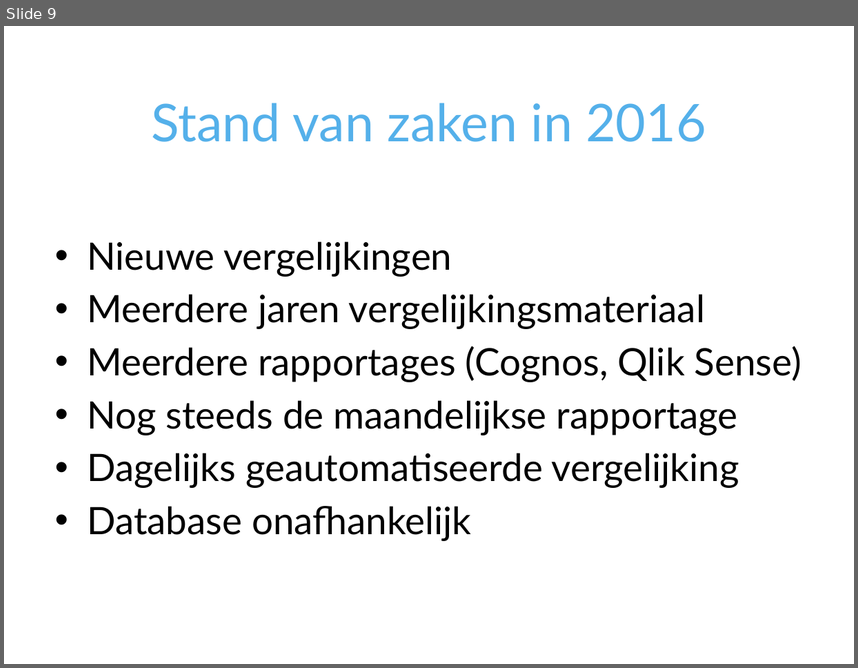
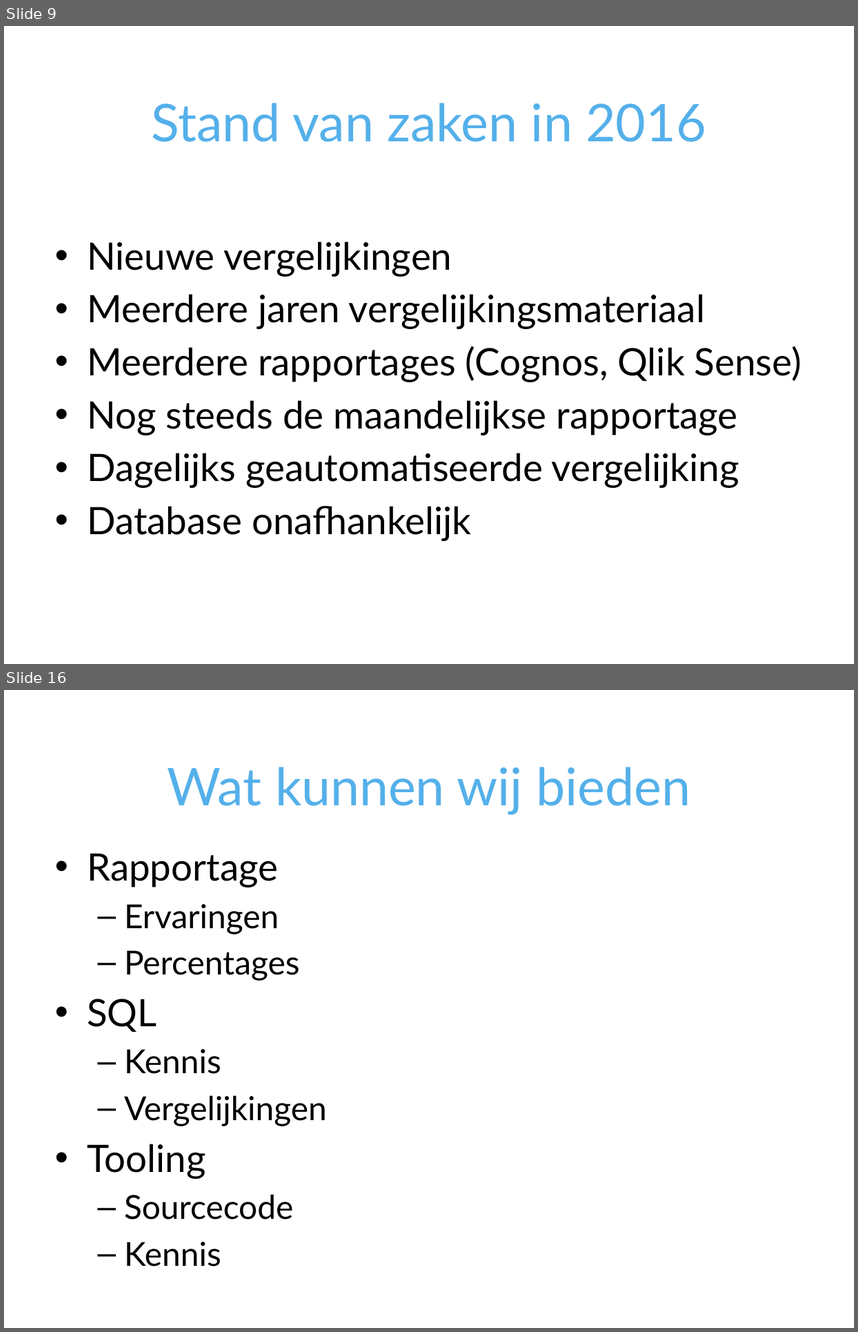
Before and after one commit to VNG-Realisatie/i-Spiegel, a slide deck: doc/GegevensVergelijker.pptx. Shown one above the other, each under a label of ours: slide 9 before the commit, slides 9 and 16 after it; the slides between them are not shown. The pictures are 858x668 and 858x1332 pixels, drawn with LibreOffice and Linux fonts; fonts in the diff are those of the drawing; background and template pictures are left out. Boxes give left, top, right and bottom in pixels: in the first picture for what was removed or moved away, otherwise in the second. Text is boxed around its words. In the diff, an @@ line names an element or a change of style, - is before the commit and + after.

```diff
--- a/doc/GegevensVergelijker.pptx
+++ b/doc/GegevensVergelijker.pptx
@@ slide 16 added at bbox=[4, 690, 854, 1328], background picture (left out) @@
@@ title added at bbox=[167, 767, 691, 814], 44 pt, text #54B0EA @@
+Wat kunnen wij bieden
@@ text added at bbox=[87, 853, 327, 1266], 28 pt, text #000000 @@
+• Rapportage
+  – Ervaringen
+  – Percentages
+• SQL
+  – Kennis
+  – Vergelijkingen
+• Tooling
+  – Sourcecode
+  – Kennis
```
Also in this commit, not shown: 1 slide changed, 5 other slides added.
